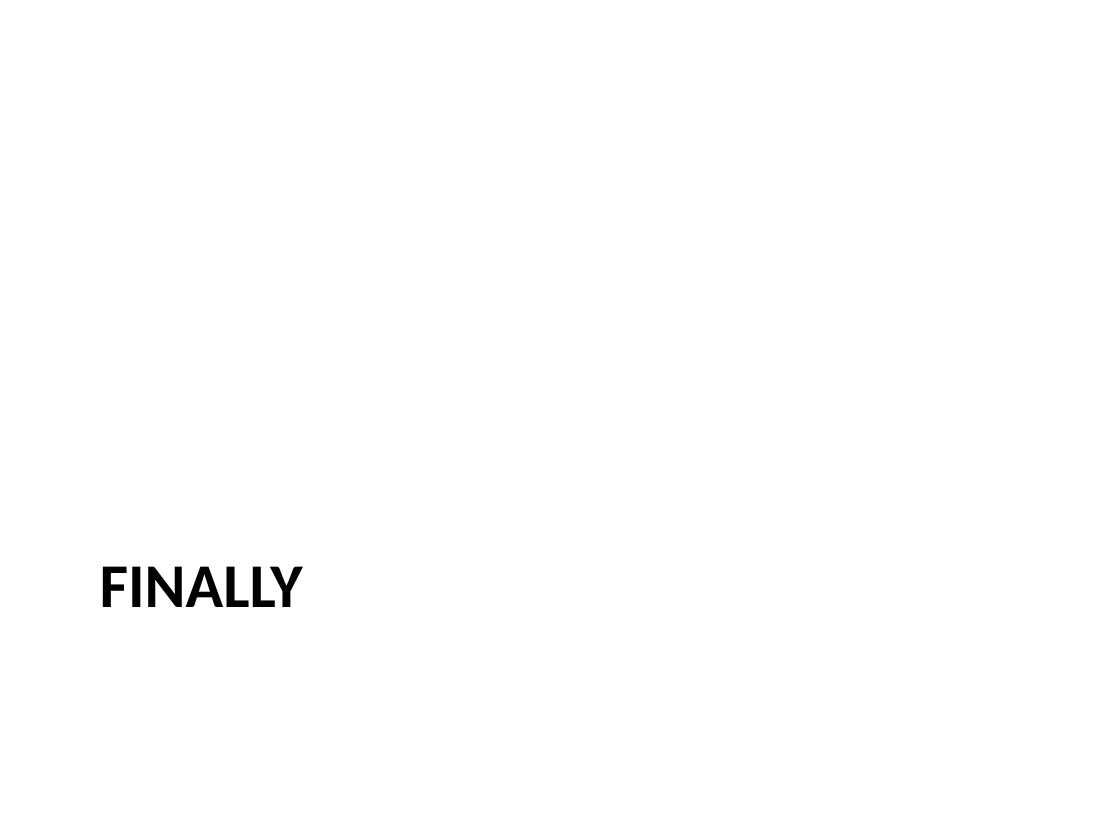
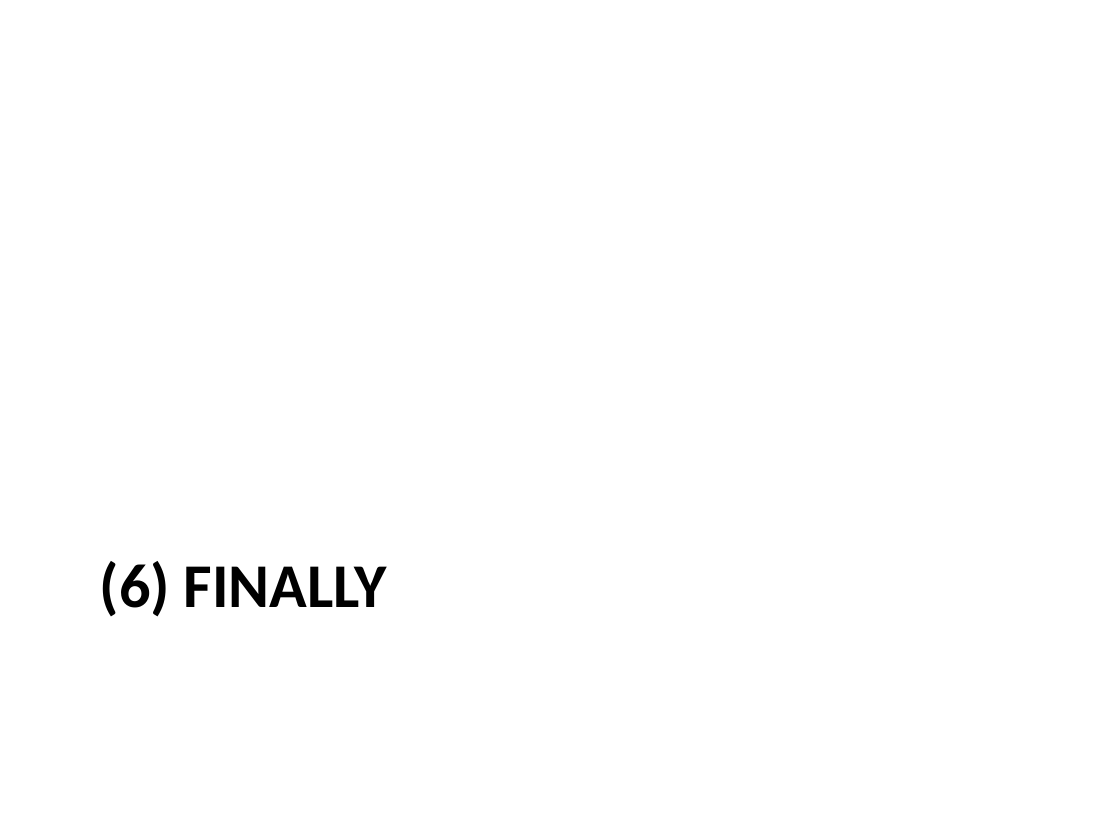
Before and after one commit to asfcarter/dinner_choices, a slide deck: slide 27 of Admin/User guides/Admin_info.pptx (slide 7 before the commit). Drawn at 1120x840 pixels with LibreOffice and Linux fonts; fonts in the diff are those of the drawing. Boxes give left, top, right and bottom in pixels: in the first picture for what was removed or moved away, otherwise in the second. Text is boxed around its words. In the diff, an @@ line names an element or a change of style, - is before the commit and + after.

```diff
--- a/Admin/User guides/Admin_info.pptx
+++ b/Admin/User guides/Admin_info.pptx
@@ title at bbox=[100, 561, 387, 617]: text changed @@
-FINALLY
+(6) FINALLY
```
Also in this commit, not shown: 7 other slides changed, 21 slides added, 1 slide removed, 19 other files.
